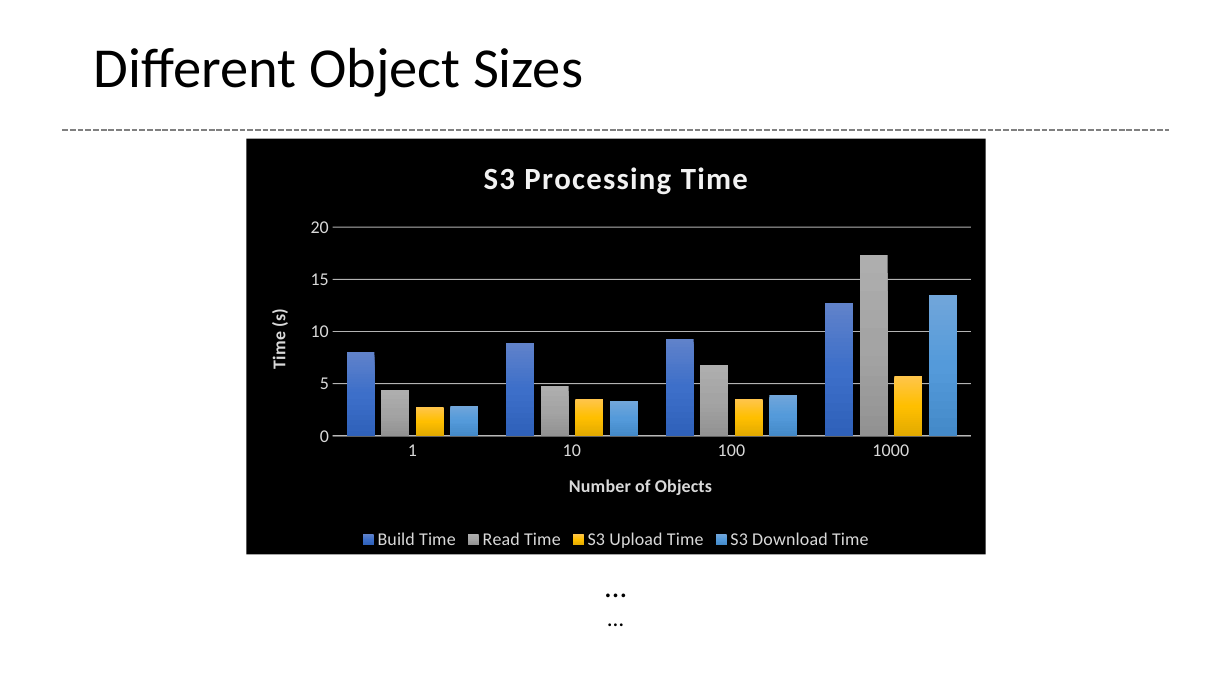
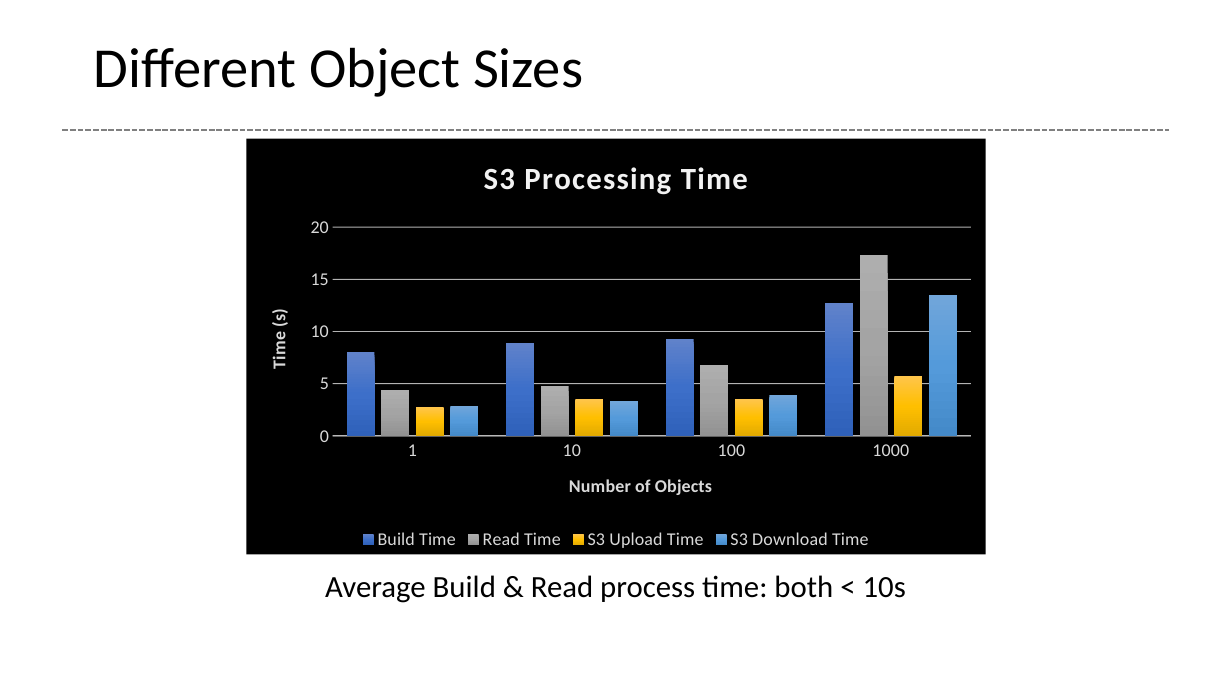
Before and after one commit to glenntu15/BuildVoterDatabase, a slide deck: slide 20 of Proj_presentation.pptx. Drawn at 1232x693 pixels with LibreOffice and Linux fonts; fonts in the diff are those of the drawing. Boxes give left, top, right and bottom in pixels: in the first picture for what was removed or moved away, otherwise in the second. Text is boxed around its words. In the diff, an @@ line names an element or a change of style, - is before the commit and + after.

```diff
--- a/Proj_presentation.pptx
+++ b/Proj_presentation.pptx
@@ text at (325,575,906,603): text changed @@
-…
-…
+Average Build & Read process time: both < 10s
```
Also in this commit, not shown: 7 other slides changed.
